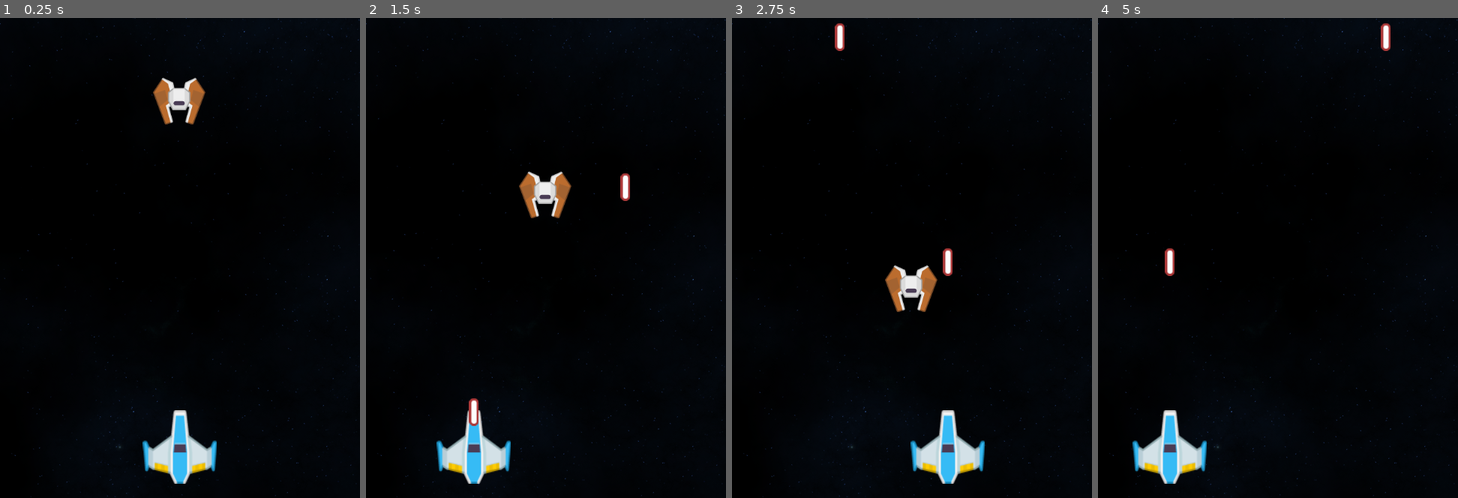
Above: before the commit, frames 1-4 (left to right).
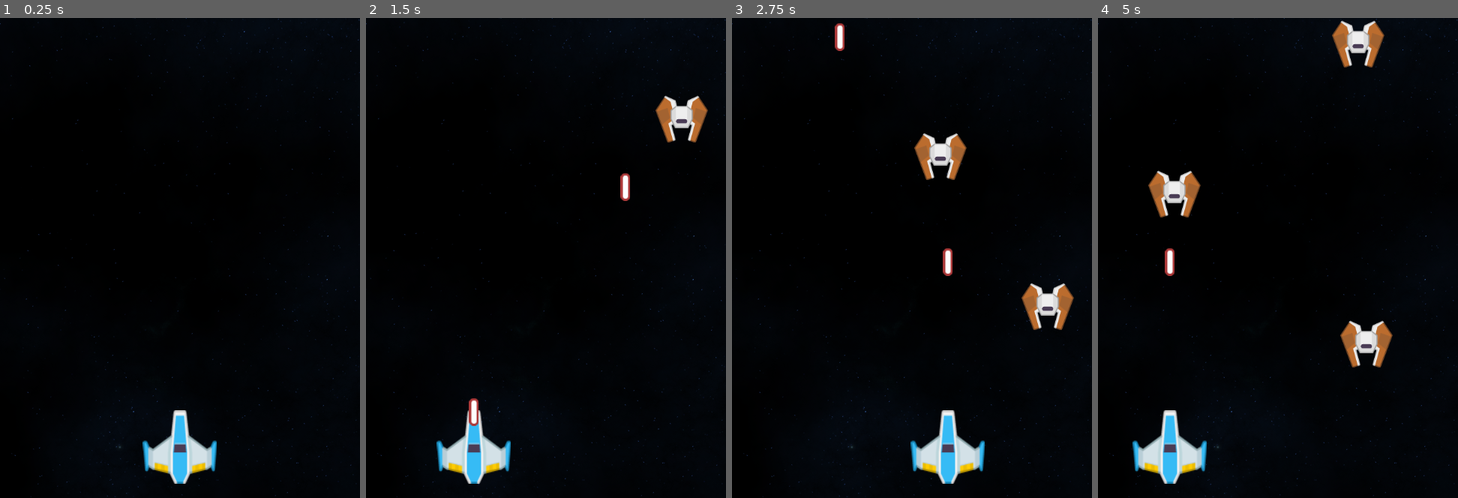
Above: after the commit, the same moments.

Repository: BenCoder302/Space-shooter-2d
Game: Godot game, scene res://scenes/main.tscn
The game is run twice, just before and just after one commit, with the same random seed, the same clock (stepped at 60 frames per second) and the same inputs.
Inputs (mouse positions are in pixels of both pictures, inside the frame that each line leads up to):
- Up to frame 1 (0.25 s): no input
- Up to frame 2 (1.5 s): move the mouse to (625, 234) at 0.52 s; click (625, 234) at 0.6 s; move the mouse to (474, 282) at 1.27 s; click (474, 282) at 1.35 s
- Up to frame 3 (2.75 s): move the mouse to (948, 152) at 2.02 s; click (948, 152) at 2.1 s
- Up to frame 4 (5 s): move the mouse to (1260, 354) at 2.77 s; click (1260, 354) at 2.85 s; move the mouse to (1386, 330) at 3.52 s; click (1386, 330) at 3.6 s; move the mouse to (1170, 186) at 4.27 s; click (1170, 186) at 4.35 s

The runs differ from the first frame. In frame 1, 0.9% of the frame differs, in the area x 42-58%, y 12-23%; in frame 2, 1.8%; in frame 3, 2.7%; in frame 4, 2.9%, in the area x 13-82%, y 0-73%.

Commit message:
Added enemy spawner

Diff:
--- a/scenes/enemy.tscn
+++ b/scenes/enemy.tscn
@@ -7,7 +7,6 @@
 radius = 38.052597
 
 [node name="Enemy" type="Area2D" unique_id=598743135]
-position = Vector2(223, 65)
 script = ExtResource("1_md0e3")
 metadata/_edit_group_ = true
 
--- a/scenes/laser.tscn
+++ b/scenes/laser.tscn
@@ -8,9 +8,7 @@
 height = 38.0
 
 [node name="Laser" type="Area2D" unique_id=1249953278]
-position = Vector2(105, 595)
 script = ExtResource("1_a7dhc")
-speed = 400
 metadata/_edit_group_ = true
 metadata/_edit_lock_ = true
 
--- a/scenes/main.tscn
+++ b/scenes/main.tscn
@@ -5,6 +5,7 @@
 [ext_resource type="Texture2D" uid="uid://c0eqqtvvqfh75" path="res://assets/kenney_space-shooter-redux/PNG/playerShip1_blue.png" id="3_tbgi4"]
 [ext_resource type="PackedScene" uid="uid://h5awh74k7677" path="res://scenes/laser.tscn" id="4_jyhfs"]
 [ext_resource type="PackedScene" uid="uid://b7pqlnu1t0v8p" path="res://scenes/enemy.tscn" id="5_tbgi4"]
+[ext_resource type="Script" uid="uid://ev4yh7duuko3" path="res://scipts/enemy_spawner.gd" id="6_tefeu"]
 
 [node name="Main" type="Node2D" unique_id=807371507]
 
@@ -24,5 +25,11 @@
 texture = ExtResource("3_tbgi4")
 metadata/_edit_lock_ = true
 
-[node name="Enemy" parent="." unique_id=679756329 instance=ExtResource("5_tbgi4")]
-position = Vector2(239, 86)
+[node name="EnemySpawner" type="Node2D" parent="." unique_id=1397634703]
+script = ExtResource("6_tefeu")
+enemy_tscn = ExtResource("5_tbgi4")
+
+[node name="Timer" type="Timer" parent="EnemySpawner" unique_id=514478283]
+autostart = true
+
+[connection signal="timeout" from="EnemySpawner/Timer" to="EnemySpawner" method="spawn_enemy_ship"]
--- a/scipts/enemy.gd
+++ b/scipts/enemy.gd
@@ -1,6 +1,6 @@
 extends Node2D
 
-@export var speed = 100
+@export var speed = 200
 
 func _process(delta: float) -> void:
 	position.y += speed * delta
--- /dev/null
+++ b/scipts/enemy_spawner.gd
@@ -0,0 +1,13 @@
+extends Node2D
+
+@export var enemy_tscn: PackedScene
+
+func spawn_enemy_ship():
+	var new_enemy = enemy_tscn.instantiate()
+	add_child(new_enemy)
+
+	new_enemy.position.y = 35
+	var screen_width = get_viewport_rect().size.x
+	var rand_x = randi_range(0 + 35, screen_width - 35)
+	new_enemy.position.x = rand_x
+	print(new_enemy.position)
--- a/scipts/laser.gd
+++ b/scipts/laser.gd
@@ -1,6 +1,6 @@
 extends Node2D
 
-@export var speed = 200
+@export var speed = 400
 
 func _process(delta: float) -> void:
 	position.y -= speed * delta
Not shown, added: scipts/enemy_spawner.gd.uid
